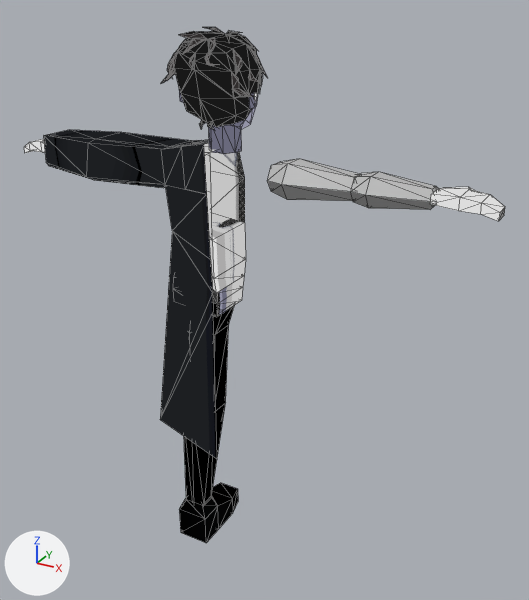
The glTF model assets/models/gabriel_gaspard(2.0)/modelogabrielgaspard(3).gltf: old version first, new version second.
Camera for both pictures: a 50 mm lens placed at (5.26, -8.53, 9.0), pointed at (0.35, 0.4, 4.53). Arrows for +X, +Y and +Z are at lower left; the lights stay in place. Mesh edges are drawn as thin lines. Where no turn or scale is listed for an object, it has been applied to the vertices. Vertices at the same position are counted once.

Objects in the first picture: 'Antebraço Direita', 'Braço Direito', 'Cabeça.001', 'Calça Esquerda', 'Pescoço.001', 'Sapato Esquerdo', 'Sobretudo', 'Tronco'.
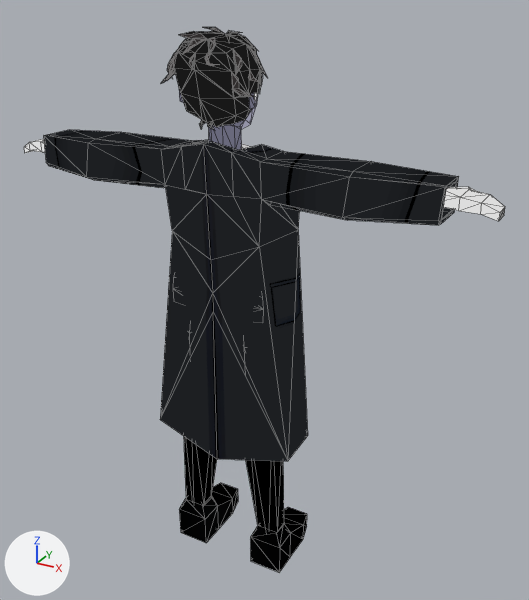
What differs and where, as boxes (x1, y1, x2, y2) in the pictures (529 x 600 px):
'Sobretudo', reshaped (139% wider)
    before: (44, 130, 217, 459)
    after: (44, 130, 459, 461)
'Calça Esquerda', reshaped
    before: (184, 305, 235, 505)
    after: (184, 437, 284, 532)
'Sapato Esquerdo', reshaped, turned, rescaled
    before: (179, 483, 238, 543)
    after: (179, 483, 307, 572)
part 1 of me_cube_005, added (black)
    after: (204, 141, 459, 461)
part 2 of me_cylinder_018, added (black)
    after: (246, 460, 284, 532)
part 3 of me_cube_011, added (black)
    after: (251, 507, 307, 572)
'Tronco', unchanged, covered by the edit
    before: (204, 143, 246, 317)
    after: (240, 144, 252, 150)
'Braço Direito', unchanged, covered by the edit
    before: (267, 159, 359, 201)
'Antebraço Direita', unchanged, covered by the edit
    before: (351, 172, 438, 210)

The edits, one by one:
me_cube_005 is used by ob_sobretudo; location (0.01, 0.0, 5.73).
me_cube_005 had 49 vertices, 79 faces and spanned x -3.1..0.0, y -0.65..0.5, z -3.65..1.3.
me_cube_005 now has 91 vertices, 158 faces and spans x -3.1..3.1, y -0.65..0.5, z -3.65..1.3.
Part 1, on me_cube_005:
42 vertices are added at x 0.28..3.1, y -0.65..0.5, z -3.65..1.22.
79 new faces join them.
me_cylinder_018 is used by ob_calça_esquerda; location (-0.63, -0.04, 1.88).
me_cylinder_018 had 24 vertices, 44 faces and spanned x -0.27..0.63, y -0.38..0.38, z -1.49..2.69.
me_cylinder_018 now has 46 vertices, 88 faces and spans x -0.27..1.53, y -0.38..0.38, z -1.49..2.69.
Part 2, on me_cylinder_018:
22 vertices are added at x 0.77..1.53, y -0.38..0.38, z -1.49..2.69.
44 new faces join them.
me_cube_011 has 20 vertices, 36 faces and spans x -1.0..1.0, y -2.61..2.25, z -1.0..1.82.
me_cube_011 is used by ob_sapato_esquerdo; location (-0.71, 0.4, 0.27); scale (-0.271, 0.251, 0.261).
me_cube_011 part 3: the loose piece of 20 vertices spanning x -1.0..1.0, y -2.61..2.25, z -1.0..1.82 is copied, and the copy is mirrored in x about its middle, then moved by (-5.28, 0.0, 0.0); it spans x -6.28..-4.28, y -2.61..2.25, z -1.0..1.82.
Object 'Sapato Esquerdo' (ob_sapato_esquerdo) turns from (0, 0, 0) to (180, 0, 0) degrees about x, y and z.
Object 'Sapato Esquerdo' (ob_sapato_esquerdo) is rescaled from (-0.271, 0.251, 0.261) to (-0.271, -0.251, -0.261).
